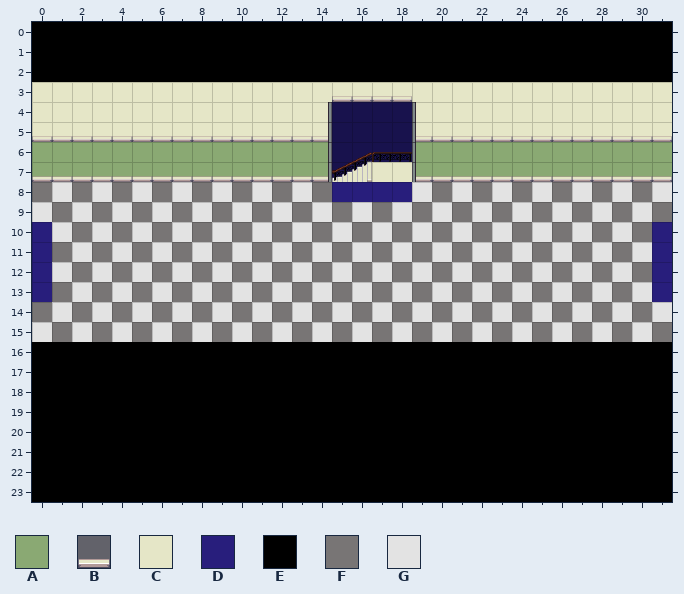
Two states of a Tiled map, assets/maps/couloir2.tmx. Above, as it was before the edit.
Cells are 32x32 px. Shown: x 0..31, y 0..23.
Key: from "Interior": A 33, B 800, C 821; from "couleur": D 3; from "porte": E 0, F 2, G 3.
_ is an empty cell, # one hidden under a higher layer.
Layers that did not change in this view are not listed.
Layer "sol" before, first column x 0:
 6 ________________________________
 7 ________________________________
 8 FGFGFGFGFGFGFGF####GFGFGFGFGFGFG
 9 GFGFGFGFGFGFGFGFGFGFGFGFGFGFGFGF
10 #GFGFGFGFGFGFGFGFGFGFGFGFGFGFGF#
11 #FGFGFGFGFGFGFGFGFGFGFGFGFGFGFG#
12 #GFGFGFGFGFGFGFGFGFGFGFGFGFGFGF#
13 #FGFGFGFGFGFGFGFGFGFGFGFGFGFGFG#
14 FGFGFGFGFGFGFGFGFGFGFGFGFGFGFGFG
15 GFGFGFGFGFGFGFGFGFGFGFGFGFGFGFGF
16 ________________________________
17 ________________________________
18 ________________________________
19 ________________________________
Layer "noir 99" before, first column x 0:
 6 ################################
 7 ################################
 8 ________________________________
 9 ________________________________
10 ________________________________
11 ________________________________
12 ________________________________
13 ________________________________
14 ________________________________
15 ________________________________
16 EEEEEEEEEEEEEEEEEEEEEEEEEEEEEEEE
17 EEEEEEEEEEEEEEEEEEEEEEEEEEEEEEEE
18 EEEEEEEEEEEEEEEEEEEEEEEEEEEEEEEE
19 EEEEEEEEEEEEEEEEEEEEEEEEEEEEEEEE
Layer "couleur mur 99" before, first column x 0:
 1 ________________________________
 2 ________________________________
 3 CCCCCCCCCCCCCCCCCCCCCCCCCCCCCCCC
 4 CCCCCCCCCCCCCCC####CCCCCCCCCCCCC
 5 CCCCCCCCCCCCCCC####CCCCCCCCCCCCC
 6 AAAAAAAAAAAAAAA####AAAAAAAAAAAAA
 7 AAAAAAAAAAAAAAA####AAAAAAAAAAAAA
 8 ________________________________
 9 ________________________________
10 ________________________________
11 ________________________________
Layer "mur 99" before, first column x 0:
 3 ________________________________
 4 ________________________________
 5 BBBBBBBBBBBBBBB####BBBBBBBBBBBBB
 6 ________________________________
 7 BBBBBBBBBBBBBBB####BBBBBBBBBBBBB
 8 ________________________________
 9 ________________________________
10 ________________________________
11 ________________________________
After the commit:
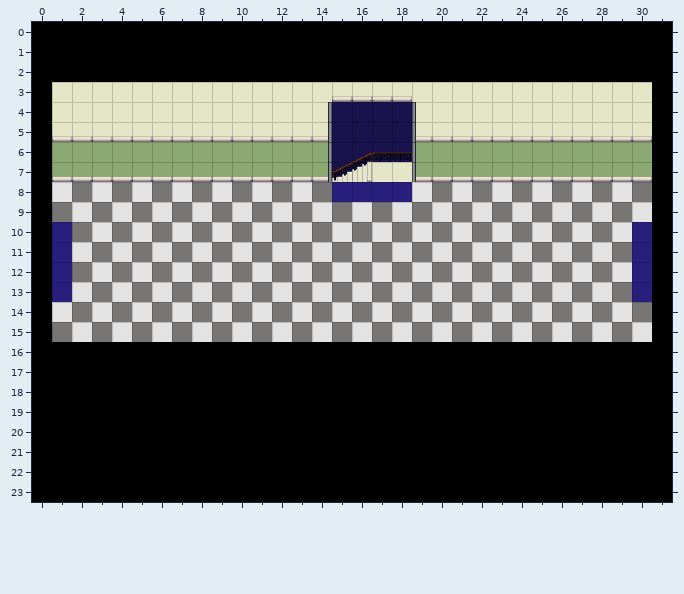
From the commit log: nouveaux couloir et correction bug piliers etage1
Change:
Changed rows in their new state; . is an unchanged cell.
Layer "sol":
first column x 0:
 8 _.............................._
 9 _.............................._
first column x 0:
14 _.............................._
15 _.............................._
Layer "vers_couloir1":
first column x 30:
10 D_
11 D_
12 D_
13 D_
Layer "vers_couloir3":
first column x 0:
10 _D
11 _D
12 _D
13 _D
Layer "noir 99":
first column x 0:
 8 E..............................E
 9 E..............................E
10 E..............................E
11 E..............................E
12 E..............................E
13 E..............................E
14 E..............................E
15 E..............................E
Layer "couleur mur 99":
first column x 0:
 3 _.............................._
 4 _.............................._
 5 _.............................._
 6 _.............................._
 7 _.............................._
Layer "mur 99":
first column x 0:
 5 _.............................._
 7 _.............................._
Boxes around the changes in both pictures, in picture pixels (x1, y1, x2, y2):
changed: (32, 82, 72, 342)
changed: (632, 82, 672, 342)
